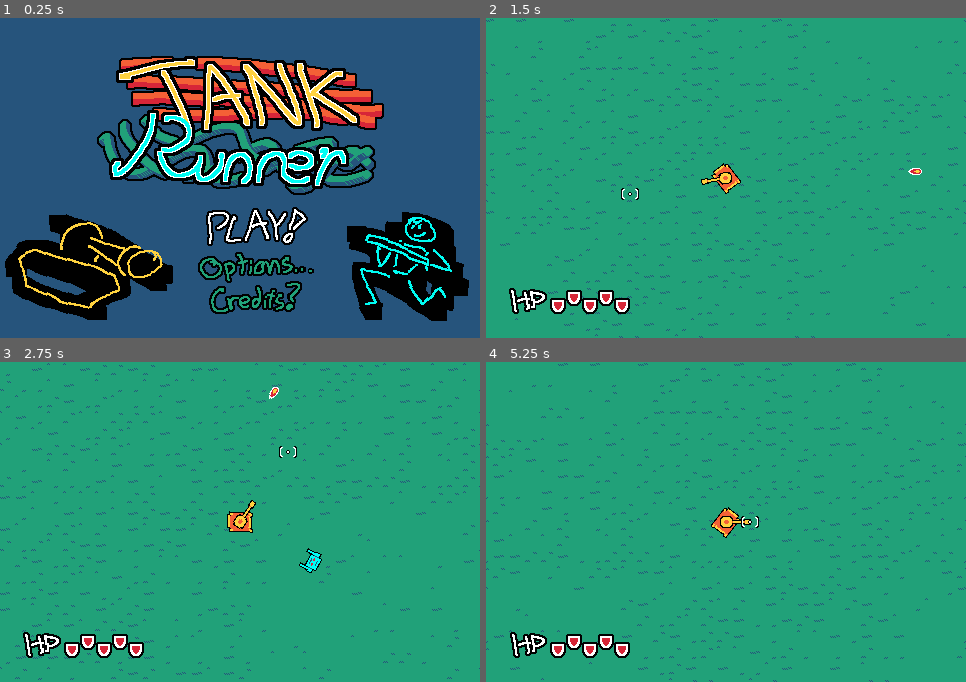
Above: before the commit, frames 1-4 (two rows, left to right).
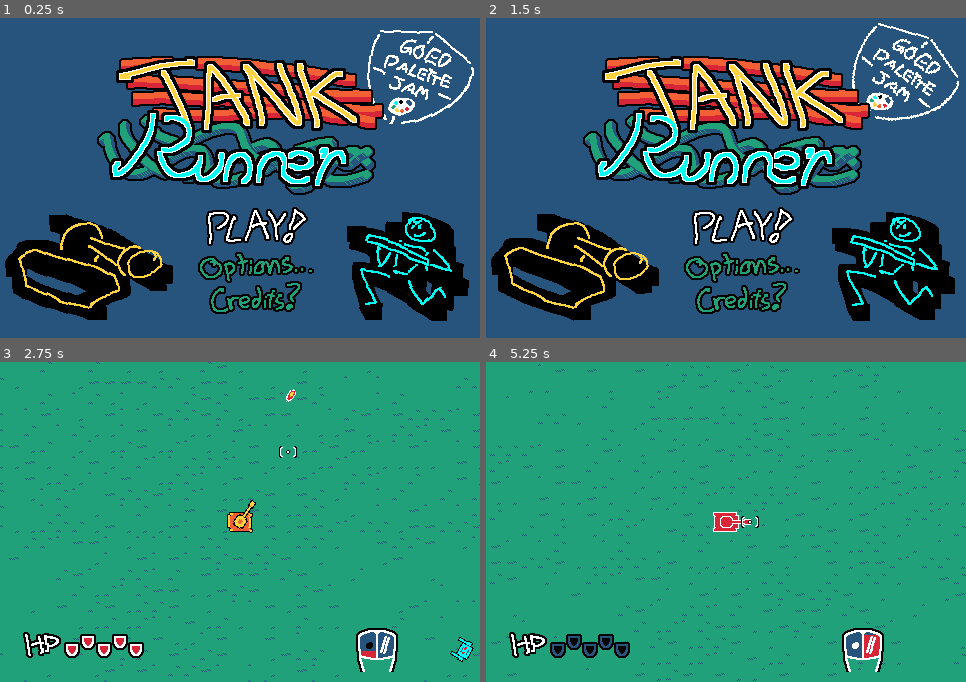
Above: after the commit, the same moments.

Repository: laffcat/jam_goed_palette
Game: Godot game, scene res://scenes/main_menu.tscn
Two runs of this game, one before a commit and one after it. Both use one fixed random seed, a clock stepped at 60 frames per second and the inputs below. Sound files missing from this copy of the repository are replaced by a short silence.
Inputs (mouse positions are in pixels of both pictures, inside the frame that each line leads up to):
- Up to frame 1 (0.25 s): no input
- Up to frame 2 (1.5 s): move the mouse to (831, 162) at 0.52 s; press the mouse at (831, 162) at 0.53 s; hold D (right) 0.53-1.28 s; tap Space (jump) at 0.77, 1.07 s; right-click (831, 162) at 0.8 s; move the mouse to (630, 194) at 1.27 s; release the mouse at (630, 194) at 1.28 s; hold S (down) from 1.28 s (still down); right-click (630, 194) at 1.35 s
- Up to frame 3 (2.75 s): tap Space (jump) at 1.52, 1.55, 1.82 s; move the mouse to (288, 451) at 2.02 s; release S (down) at 2.03 s; hold D (right) from 2.03 s (still down); hold Space (jump) from 2.03 s (still down); click (288, 451) at 2.3 s
- Up to frame 4 (5.25 s): move the mouse to (702, 586) at 2.77 s; release D (right) at 2.78 s; release Space (jump) at 2.78 s; hold W (up) 2.78-3.53 s; click (702, 586) at 2.85 s; tap Space (jump) at 3.02, 3.32, 3.77, 3.8, 4.07, 4.52, 4.82 s; right-click (702, 586) at 3.05 s; move the mouse to (870, 570) at 3.52 s; hold Right mouse button (atk2) 3.53-4.28 s; hold A (left) 3.53-5.03 s; tap Escape (pause) at 4.15 s; move the mouse to (582, 474) at 4.27 s; click (582, 474) at 4.35 s; tap Keypad 9 (debug_die, bound only after the commit) at 4.9 s; move the mouse to (750, 522) at 5.02 s; hold S (down) from 5.03 s (still down); hold Right mouse button (atk2) from 5.03 s (still down)

The runs differ from the first frame. In frame 1, 1.4% of the frame differs, in the area x 76-99%, y 3-34%; in frame 2, 96%, in the area x 0-100%, y 0-100%; in frame 3, 4.7%; in frame 4, 5.2%.

Commit message:
implemented Filipe's audio work, added tank beam shot

Diff:
--- /dev/null
+++ b/default_bus_layout.tres
@@ -0,0 +1,29 @@
+[gd_resource type="AudioBusLayout" load_steps=3 format=3 uid="uid://dt7o0j28p0yjj"]
+
+[sub_resource type="AudioEffectCompressor" id="AudioEffectCompressor_mlsuk"]
+resource_name = "Compressor"
+threshold = -10.5
+release_ms = 95.0
+sidechain = &"SFX"
+
+[sub_resource type="AudioEffectCompressor" id="AudioEffectCompressor_7uebj"]
+resource_name = "Compressor"
+threshold = -6.2
+
+[resource]
+bus/1/name = &"Music"
+bus/1/solo = false
+bus/1/mute = false
+bus/1/bypass_fx = false
+bus/1/volume_db = 0.0
+bus/1/send = &"Master"
+bus/1/effect/0/effect = SubResource("AudioEffectCompressor_mlsuk")
+bus/1/effect/0/enabled = true
+bus/2/name = &"SFX"
+bus/2/solo = false
+bus/2/mute = false
+bus/2/bypass_fx = false
+bus/2/volume_db = 0.0
+bus/2/send = &"Master"
+bus/2/effect/0/effect = SubResource("AudioEffectCompressor_7uebj")
+bus/2/effect/0/enabled = true
--- a/project.godot
+++ b/project.godot
@@ -77,6 +77,11 @@
 , Object(InputEventJoypadMotion,"resource_local_to_scene":false,"resource_name":"","device":-1,"axis":4,"axis_value":1.0,"script":null)
 ]
 }
+debug_die={
+"deadzone": 0.5,
+"events": [Object(InputEventKey,"resource_local_to_scene":false,"resource_name":"","device":-1,"window_id":0,"alt_pressed":false,"shift_pressed":false,"ctrl_pressed":false,"meta_pressed":false,"pressed":false,"keycode":0,"physical_keycode":4194447,"key_label":0,"unicode":57,"location":0,"echo":false,"script":null)
+]
+}
 
 [physics]
 
--- a/scenes/main_menu.tscn
+++ b/scenes/main_menu.tscn
@@ -1,23 +1,63 @@
-[gd_scene load_steps=14 format=3 uid="uid://bimxbvdwe2jyp"]
+[gd_scene load_steps=28 format=3 uid="uid://bimxbvdwe2jyp"]
 
 [ext_resource type="Script" path="res://scripts/main_menu.gd" id="1_1oeix"]
 [ext_resource type="Texture2D" uid="uid://cjol4es857po1" path="res://sprites/menu/main_btn_play.png" id="1_wn5it"]
 [ext_resource type="Texture2D" uid="uid://dycqwulov6b4k" path="res://sprites/menu/main_btn_options.png" id="2_dxgqc"]
+[ext_resource type="AudioStream" uid="uid://1qwrwg5idgoy" path="res://sounds/SFX/UI_SFX/boop1.wav" id="2_v4ylg"]
+[ext_resource type="AudioStream" uid="uid://66vm8xg8qm7y" path="res://sounds/SFX/UI_SFX/boop2.wav" id="3_dxr6h"]
 [ext_resource type="Texture2D" uid="uid://bhk4db44cfl6y" path="res://sprites/menu/main_btn_credits.png" id="3_fv1x8"]
+[ext_resource type="AudioStream" uid="uid://b3jlawrumt4k8" path="res://sounds/SFX/UI_SFX/boop3.wav" id="4_5wm8b"]
 [ext_resource type="Texture2D" uid="uid://cdn5dsp7rnotg" path="res://sprites/menu/main_deco_runner.png" id="4_jmd3q"]
 [ext_resource type="Script" path="res://scenes/menu_title.gd" id="5_877jm"]
+[ext_resource type="AudioStream" uid="uid://b6i3xtr00p8el" path="res://sounds/SFX/UI_SFX/ui_sfx_select1.wav" id="5_vjdfq"]
 [ext_resource type="Script" path="res://scripts/misc/tilty_sprite.gd" id="5_x1y1h"]
 [ext_resource type="Script" path="res://scripts/menu_button.gd" id="6_0a46f"]
 [ext_resource type="Texture2D" uid="uid://cg7fq4oklxnc7" path="res://sprites/menu/main_deco_tank.png" id="6_kba0c"]
+[ext_resource type="AudioStream" uid="uid://dr1i0xb45sx26" path="res://sounds/SFX/UI_SFX/ui_sfx_select2.wav" id="6_lu7k3"]
+[ext_resource type="AudioStream" uid="uid://ct58110pmpvyx" path="res://sounds/SFX/UI_SFX/ui_sfx_select3.wav" id="7_hrgm8"]
 [ext_resource type="Texture2D" uid="uid://bf0et8cc4j35b" path="res://sprites/menu/main_title.png" id="7_lsqjp"]
 [ext_resource type="Texture2D" uid="uid://bwrc5md3xw406" path="res://sprites/menu/main_btn_back.png" id="8_sd6as"]
+[ext_resource type="AudioStream" uid="uid://bhkwck3jv8bna" path="res://sounds/SFX/UI_SFX/ui_sfx_confirm.wav" id="8_tyrju"]
 [ext_resource type="Script" path="res://scenes/menu_options.gd" id="11_8shur"]
 [ext_resource type="Script" path="res://scenes/menu_credits.gd" id="13_62rk0"]
+[ext_resource type="Texture2D" uid="uid://bj2e3jlgis2sw" path="res://sprites/menu/main_jam_logo.png" id="13_gd5lq"]
+[ext_resource type="Texture2D" uid="uid://cp0qult1djcol" path="res://sprites/menu/credits/itch.png" id="22_rkxlk"]
+[ext_resource type="Texture2D" uid="uid://dmta5tnrhhcvw" path="res://sprites/menu/credits/filipe.png" id="23_a3k6d"]
+[ext_resource type="Texture2D" uid="uid://be80qx2m1wbde" path="res://sprites/menu/credits/lance.png" id="24_46dqk"]
+[ext_resource type="Texture2D" uid="uid://bsufe634yxh67" path="res://sprites/menu/credits/lam.png" id="25_7tnlx"]
+
+[sub_resource type="AudioStreamRandomizer" id="AudioStreamRandomizer_5kl0e"]
+random_pitch = 1.05
+streams_count = 3
+stream_0/stream = ExtResource("2_v4ylg")
+stream_1/stream = ExtResource("3_dxr6h")
+stream_2/stream = ExtResource("4_5wm8b")
+
+[sub_resource type="AudioStreamRandomizer" id="AudioStreamRandomizer_xr1lq"]
+random_pitch = 1.02
+streams_count = 3
+stream_0/stream = ExtResource("5_vjdfq")
+stream_1/stream = ExtResource("6_lu7k3")
+stream_2/stream = ExtResource("7_hrgm8")
 
 [node name="MainMenu" type="Node2D" node_paths=PackedStringArray("submenus")]
 script = ExtResource("1_1oeix")
 submenus = [NodePath("MenuTitle"), NodePath("MenuOptions"), NodePath("MenuCredits")]
 color_unselected = Color(0.129412, 0.631373, 0.47451, 1)
+
+[node name="SFX" type="Node" parent="."]
+
+[node name="Boop" type="AudioStreamPlayer" parent="SFX"]
+stream = SubResource("AudioStreamRandomizer_5kl0e")
+volume_db = -8.376
+
+[node name="DingSmall" type="AudioStreamPlayer" parent="SFX"]
+stream = SubResource("AudioStreamRandomizer_xr1lq")
+volume_db = -5.584
+pitch_scale = 0.94
+
+[node name="DingBig" type="AudioStreamPlayer" parent="SFX"]
+stream = ExtResource("8_tyrju")
 
 [node name="ColorRect" type="ColorRect" parent="."]
 offset_right = 480.0
@@ -26,7 +66,7 @@
 
 [node name="MainDecoRunner" type="Sprite2D" parent="."]
 position = Vector2(408, 248)
-rotation = -0.0992256
+rotation = 0.0449177
 texture = ExtResource("4_jmd3q")
 script = ExtResource("5_x1y1h")
 tilt_mult = 0.1
@@ -34,7 +74,7 @@
 
 [node name="MainDecoTank" type="Sprite2D" parent="."]
 position = Vector2(88, 248)
-rotation = 0.0992256
+rotation = -0.0449177
 texture = ExtResource("6_kba0c")
 script = ExtResource("5_x1y1h")
 tilt_mult = -0.1
@@ -42,6 +82,14 @@
 
 [node name="MenuTitle" type="Node2D" parent="."]
 script = ExtResource("5_877jm")
+
+[node name="MainJamLogo" type="Sprite2D" parent="MenuTitle"]
+position = Vector2(416, 56)
+rotation = -0.187744
+texture = ExtResource("13_gd5lq")
+script = ExtResource("5_x1y1h")
+tilt_mult = 0.4
+time_mult = 0.6
 
 [node name="MainTitle" type="Sprite2D" parent="MenuTitle"]
 position = Vector2(240, 104)
@@ -81,12 +129,48 @@
 modulate = Color(0.129412, 0.631373, 0.47451, 1)
 position = Vector2(96, 160)
 texture = ExtResource("8_sd6as")
+script = ExtResource("6_0a46f")
 
 [node name="MenuCredits" type="Node2D" parent="."]
 visible = false
 script = ExtResource("13_62rk0")
 
-[node name="MainBtnBack" type="Sprite2D" parent="MenuCredits"]
+[node name="Itch" type="Sprite2D" parent="MenuCredits"]
+position = Vector2(416, 48)
+texture = ExtResource("22_rkxlk")
+
+[node name="Back" type="Sprite2D" parent="MenuCredits" node_paths=PackedStringArray("up", "down", "right")]
 modulate = Color(0.129412, 0.631373, 0.47451, 1)
 position = Vector2(96, 160)
 texture = ExtResource("8_sd6as")
+script = ExtResource("6_0a46f")
+up = NodePath("../Filipe")
+down = NodePath("../Lam")
+right = NodePath("../Lance")
+
+[node name="Filipe" type="Sprite2D" parent="MenuCredits" node_paths=PackedStringArray("up", "down", "left")]
+modulate = Color(0.129412, 0.631373, 0.47451, 1)
+position = Vector2(256, 88)
+texture = ExtResource("23_a3k6d")
+script = ExtResource("6_0a46f")
+up = NodePath("../Lam")
+down = NodePath("../Lance")
+left = NodePath("../Back")
+
+[node name="Lance" type="Sprite2D" parent="MenuCredits" node_paths=PackedStringArray("up", "down", "left")]
+modulate = Color(0.129412, 0.631373, 0.47451, 1)
+position = Vector2(256, 144)
+texture = ExtResource("24_46dqk")
+script = ExtResource("6_0a46f")
+up = NodePath("../Filipe")
+down = NodePath("../Lam")
+left = NodePath("../Back")
+
+[node name="Lam" type="Sprite2D" parent="MenuCredits" node_paths=PackedStringArray("up", "down", "left")]
+modulate = Color(0.129412, 0.631373, 0.47451, 1)
+position = Vector2(256, 200)
+texture = ExtResource("25_7tnlx")
+script = ExtResource("6_0a46f")
+up = NodePath("../Lance")
+down = NodePath("../Filipe")
+left = NodePath("../Back")
--- a/scenes/menu_credits.gd
+++ b/scenes/menu_credits.gd
@@ -4,7 +4,7 @@
 
 func activate():
 	visible = true
-	$"..".current_button = $MainBtnBack
+	$"..".current_button = $Back
 
 func deactivate():
 	visible = false
--- a/scenes/top/game_topdown.tscn
+++ b/scenes/top/game_topdown.tscn
@@ -12,9 +12,24 @@
 [ext_resource type="Script" path="res://scripts/top/menu_game_over.gd" id="5_npheh"]
 [ext_resource type="Texture2D" uid="uid://boehd7fjg826k" path="res://sprites/hud/hp.png" id="6_unjmp"]
 [ext_resource type="Texture2D" uid="uid://sh8bh6dfsedx" path="res://sprites/menu/pause_options.png" id="7_7vilc"]
+[ext_resource type="Texture2D" uid="uid://b6apuh562x737" path="res://sprites/hud/mouse.png" id="7_f2oc6"]
 [ext_resource type="Script" path="res://scripts/top/menu_pause.gd" id="7_sqj87"]
 [ext_resource type="Script" path="res://scenes/top/spawner_point.gd" id="8_05q0r"]
+[ext_resource type="Shader" path="res://shaders/cooldown_progress.gdshader" id="8_436t0"]
 [ext_resource type="Texture2D" uid="uid://det3jsvylumql" path="res://sprites/menu/arrow.png" id="8_ry484"]
+[ext_resource type="Texture2D" uid="uid://dlhhf17w4k5a2" path="res://sprites/hud/mouse_button.png" id="9_nf3iw"]
+[ext_resource type="Texture2D" uid="uid://b2kq1sgavs1ok" path="res://sprites/hud/mouse_icon_m1.png" id="10_mds26"]
+[ext_resource type="Texture2D" uid="uid://r68i0ryfx73s" path="res://sprites/hud/mouse_icon_m2.png" id="11_tu6re"]
+
+[sub_resource type="ShaderMaterial" id="ShaderMaterial_lh081"]
+shader = ExtResource("8_436t0")
+shader_parameter/clr = Color(0.843137, 0.14902, 0.219608, 1)
+shader_parameter/progress = 1.0
+
+[sub_resource type="ShaderMaterial" id="ShaderMaterial_2w2gb"]
+shader = ExtResource("8_436t0")
+shader_parameter/clr = Color(0.843137, 0.14902, 0.219608, 1)
+shader_parameter/progress = 1.0
 
 [sub_resource type="RectangleShape2D" id="RectangleShape2D_5ml34"]
 size = Vector2(512, 352)
@@ -108,6 +123,29 @@
 position = Vector2(-104, 128)
 texture = ExtResource("6_unjmp")
 hframes = 2
+
+[node name="Mouse" type="Sprite2D" parent="PlayerTopDown/Camera2D/HUD"]
+position = Vector2(137, 128)
+texture = ExtResource("7_f2oc6")
+
+[node name="MouseButton1" type="Sprite2D" parent="PlayerTopDown/Camera2D/HUD"]
+material = SubResource("ShaderMaterial_lh081")
+position = Vector2(128, 123)
+texture = ExtResource("9_nf3iw")
+
+[node name="MouseButton2" type="Sprite2D" parent="PlayerTopDown/Camera2D/HUD"]
+material = SubResource("ShaderMaterial_2w2gb")
+position = Vector2(146, 123)
+texture = ExtResource("9_nf3iw")
+flip_h = true
+
+[node name="MouseIconM1" type="Sprite2D" parent="PlayerTopDown/Camera2D/HUD"]
+position = Vector2(129, 123)
+texture = ExtResource("10_mds26")
+
+[node name="MouseIconM2" type="Sprite2D" parent="PlayerTopDown/Camera2D/HUD"]
+position = Vector2(145, 123)
+texture = ExtResource("11_tu6re")
 
 [node name="MenuGameOver" type="Node2D" parent="PlayerTopDown/Camera2D"]
 visible = false
--- /dev/null
+++ b/scenes/top/player/beam_tank.tscn
@@ -0,0 +1,25 @@
+[gd_scene load_steps=4 format=3 uid="uid://j6pmbhtu0yqi"]
+
+[ext_resource type="Script" path="res://scripts/top/player/beam_tank.gd" id="1_jvcv8"]
+[ext_resource type="Texture2D" uid="uid://sa53wq1i5vpd" path="res://sprites/topdown/player/tank_beam.png" id="2_3hcnf"]
+
+[sub_resource type="CircleShape2D" id="CircleShape2D_nad8y"]
+radius = 19.2354
+
+[node name="BulletTank" type="Node2D"]
+script = ExtResource("1_jvcv8")
+
+[node name="Area2D" type="Area2D" parent="."]
+position = Vector2(2, 0)
+collision_mask = 2
+monitorable = false
+
+[node name="CollisionShape2D" type="CollisionShape2D" parent="Area2D"]
+shape = SubResource("CircleShape2D_nad8y")
+
+[node name="Sprite2D" type="Sprite2D" parent="."]
+texture = ExtResource("2_3hcnf")
+offset = Vector2(-2.5, 0)
+hframes = 5
+
+[connection signal="body_entered" from="Area2D" to="." method="_on_area_2d_body_entered"]
--- a/scenes/top/player/boom.tscn
+++ b/scenes/top/player/boom.tscn
@@ -1,7 +1,8 @@
-[gd_scene load_steps=4 format=3 uid="uid://2fa7464rxlun"]
+[gd_scene load_steps=5 format=3 uid="uid://2fa7464rxlun"]
 
 [ext_resource type="Script" path="res://scenes/top/player/boom.gd" id="1_cbe50"]
 [ext_resource type="ArrayMesh" uid="uid://d351howe4kstl" path="res://sprites/mesh_circle.obj" id="3_l3yyc"]
+[ext_resource type="AudioStream" uid="uid://ccxrxsg8tro2o" path="res://sounds/SFX/sfx_hurt.tres" id="3_owtcp"]
 
 [sub_resource type="CircleShape2D" id="CircleShape2D_l377g"]
 radius = 18.0278
@@ -21,4 +22,10 @@
 [node name="CollisionShape2D" type="CollisionShape2D" parent="Area2D"]
 shape = SubResource("CircleShape2D_l377g")
 
+[node name="AudioStreamPlayer2D" type="AudioStreamPlayer2D" parent="."]
+stream = ExtResource("3_owtcp")
+volume_db = 2.094
+autoplay = true
+bus = &"SFX"
+
 [connection signal="body_entered" from="Area2D" to="." method="_on_area_2d_body_entered"]
--- a/scenes/top/player/player_top_down.tscn
+++ b/scenes/top/player/player_top_down.tscn
@@ -1,9 +1,23 @@
-[gd_scene load_steps=7 format=3 uid="uid://dj2w2e4oam4c6"]
+[gd_scene load_steps=15 format=3 uid="uid://dj2w2e4oam4c6"]
 
 [ext_resource type="Texture2D" uid="uid://dmedey8tqi6pr" path="res://sprites/topdown/player/tank_base.png" id="1_cm6mw"]
 [ext_resource type="Script" path="res://scripts/top/player/player_top.gd" id="1_lgi77"]
+[ext_resource type="AudioStream" uid="uid://dua74jar08h0b" path="res://sounds/SFX/TANK_SFX/sfx_shot_1.wav" id="2_4mbfn"]
 [ext_resource type="Texture2D" uid="uid://c1pdyumyh4jxy" path="res://sprites/topdown/player/tank_top2.png" id="2_boecl"]
 [ext_resource type="Texture2D" uid="uid://bgslk3o2chisa" path="res://sprites/topdown/player/tank_top1.png" id="3_de8fb"]
+[ext_resource type="AudioStream" uid="uid://i3dcdqrr6jac" path="res://sounds/SFX/TANK_SFX/sfx_shot_2.wav" id="3_o32cr"]
+[ext_resource type="AudioStream" uid="uid://bxi6clb18kyu8" path="res://sounds/SFX/TANK_SFX/sfx_shot_3.wav" id="4_wdu0x"]
+[ext_resource type="AudioStream" uid="uid://ivvo8j2v1v42" path="res://sounds/Music/Pallet_Color_GJ_Gameplay_155bpm_4_4.wav" id="5_2v0ej"]
+[ext_resource type="AudioStream" uid="uid://clpvsr256t7tp" path="res://sounds/SFX/TANK_SFX/sfx_lasercanon_charge.wav" id="6_436qk"]
+[ext_resource type="AudioStream" uid="uid://ccxrxsg8tro2o" path="res://sounds/SFX/sfx_hurt.tres" id="6_sv0xb"]
+[ext_resource type="AudioStream" uid="uid://dnp6272wj8n1l" path="res://sounds/SFX/TANK_SFX/sfx_lasercanon_shot.wav" id="7_sd4cw"]
+
+[sub_resource type="AudioStreamRandomizer" id="AudioStreamRandomizer_vsldx"]
+random_pitch = 1.06
+streams_count = 3
+stream_0/stream = ExtResource("2_4mbfn")
+stream_1/stream = ExtResource("3_o32cr")
+stream_2/stream = ExtResource("4_wdu0x")
 
 [sub_resource type="CircleShape2D" id="CircleShape2D_k116f"]
 radius = 7.0
@@ -15,6 +29,33 @@
 collision_mask = 2
 motion_mode = 1
 script = ExtResource("1_lgi77")
+
+[node name="SFX" type="Node" parent="."]
+
+[node name="musicPLACEHOLDER" type="AudioStreamPlayer" parent="SFX"]
+stream = ExtResource("5_2v0ej")
+volume_db = -9.074
+autoplay = true
+bus = &"Music"
+
+[node name="ShootBasic" type="AudioStreamPlayer" parent="SFX"]
+stream = SubResource("AudioStreamRandomizer_vsldx")
+volume_db = 2.094
+mix_target = 2
+bus = &"SFX"
+playback_type = 2
+
+[node name="ShootBeamCharge" type="AudioStreamPlayer" parent="SFX"]
+stream = ExtResource("6_436qk")
+
+[node name="ShootBeamFire" type="AudioStreamPlayer" parent="SFX"]
+stream = ExtResource("7_sd4cw")
+pitch_scale = 1.2
+
+[node name="Hurt" type="AudioStreamPlayer" parent="SFX"]
+stream = ExtResource("6_sv0xb")
+pitch_scale = 0.79
+bus = &"SFX"
 
 [node name="SprTankBase" type="Sprite2D" parent="."]
 texture = ExtResource("1_cm6mw")
--- a/scenes/top/spawner_point.gd
+++ b/scenes/top/spawner_point.gd
@@ -1,7 +1,7 @@
 extends Node2D
 
 const ROBIT = preload("res://scenes/top/enemy_top/robit.tscn")
-const SPAWN_DELAY := 1.2
+const SPAWN_DELAY := .86
 
 var spawn_delay_mult := 1.0
 var spawning := true
--- a/scripts/main_menu.gd
+++ b/scripts/main_menu.gd
@@ -26,30 +26,86 @@
 	current_submenu = Sub.TITLE
 
 func deactivate():
-	visible = false
+	pass
+	#visible = false
 
 func receive_input(event: InputEvent):
 	match current_submenu:
 		Sub.TITLE:
 			if event.is_action_pressed("up"):
 				current_button = current_button.up
+				$SFX/Boop.play()
 			if event.is_action_pressed("down"):
 				current_button = current_button.down
+				$SFX/Boop.play()
 			if event.is_action_pressed("jump"):
 				match current_button.btn_name:
 					"Play":
+						$SFX/DingBig.play()
+						Globals.menu_current = null
+						await get_tree().create_timer(.9).timeout
 						get_tree().change_scene_to_file("res://scenes/top/game_topdown.tscn")
 					"Options":
 						current_submenu = Sub.OPTIONS
+						$SFX/DingSmall.play()
 					"Credits":
 						current_submenu = Sub.CREDITS
+						$SFX/DingSmall.play()
 		Sub.OPTIONS:
 			if event.is_action_pressed("jump"):
 				current_submenu = Sub.TITLE
 		Sub.CREDITS:
+			if event.is_action_pressed("up") and current_button.up:
+				current_button = current_button.up
+				$SFX/Boop.play()
+			if event.is_action_pressed("down") and current_button.down:
+				current_button = current_button.down
+				$SFX/Boop.play()
+			if event.is_action_pressed("left") and current_button.left:
+				current_button = current_button.left
+				$SFX/Boop.play()
+			if event.is_action_pressed("right") and current_button.right:
+				current_button = current_button.right
+				$SFX/Boop.play()
 			if event.is_action_pressed("jump"):
-				current_submenu = Sub.TITLE
+				match current_button.name:
+					"Back":
+						current_submenu = Sub.TITLE
+						$SFX/DingSmall.play()
+					"Filipe":
+						OS.shell_open("https://the-bard-at-your-service.itch.io/")
+						$SFX/DingSmall.play()
+					"Lance":
+						OS.shell_open("https://bit-lance.itch.io/")
+						$SFX/DingSmall.play()
+					"Lam":
+						OS.shell_open("https://laffcat.itch.io/")
+						$SFX/DingSmall.play()
+
 
 
 
 func _ready(): Globals.menu_current = self
+
+
+
+
+
+
+
+
+
+
+
+
+
+
+
+
+
+
+
+
+
+
+#####
--- /dev/null
+++ b/scripts/top/player/beam_tank.gd
@@ -0,0 +1,73 @@
+class_name BeamTank
+extends Node2D
+
+const BOOM = preload("res://scenes/top/player/boom.tscn")
+
+var time := 3.0
+var time_frame := .06
+var frame := 0
+var clock_frame := 0.0
+var speed := 400.0
+var velocity : Vector2
+
+var active := true
+
+func pause(): active = false
+func unpause(): active = true
+
+func _ready():
+	Globals.paused.connect(pause)
+	Globals.unpaused.connect(unpause)
+
+
+
+var dir : Vector2 :
+	set(new_dir):
+		dir = new_dir
+		$Sprite2D.rotation = new_dir.angle()
+		velocity = speed * new_dir
+
+func _process(delta: float) -> void:
+	if active:
+		time -= delta
+		if time <= 0.0: queue_free()
+
+		clock_frame += delta
+		if clock_frame > time_frame:
+			clock_frame -= time_frame
+			$Sprite2D.frame = ($Sprite2D.frame + 1) % 5
+
+func _physics_process(delta: float) -> void:
+	if active:
+		global_position += velocity * delta
+
+func _on_area_2d_body_entered(body: Node2D) -> void:
+	if body is EnemyTop:
+		call_deferred("hit", body)
+
+func hit(body : Node2D):
+	body.damage( 6, lerp(dir, global_position.direction_to(body.global_position), .4).normalized() )
+
+
+
+
+
+
+
+
+
+
+
+
+
+
+
+
+
+
+
+
+
+
+
+#######
--- a/scripts/top/player/player_top.gd
+++ b/scripts/top/player/player_top.gd
@@ -2,6 +2,8 @@
 extends CharacterBody2D
 
 const BULLET1 = preload("res://scenes/top/player/bullet_tank.tscn")
+const BULLET2 = preload("res://scenes/top/player/beam_tank.tscn")
+
 const MAX_SPEED = 160.0
 const ACCEL = .8
 const DECEL = .6
@@ -11,6 +13,7 @@
 var vel_dir := Vector2.ZERO
 var tween_shoot : Tween
 var can_shoot := true
+var can_beam := true
 
 var hp := 5
 var invuln := true
@@ -48,9 +51,13 @@
 
 
 func _process(delta: float) -> void:
+	if Input.is_action_just_pressed("debug_die"):
+		hp = 0
+		hurt()
 	if active and hp > 0:
 		$TankTop.rotation = global_position.direction_to(Globals.cursor.global_position).angle()
 		if Input.is_action_pressed("atk1"): shoot()
+		if Input.is_action_pressed("atk2"): shoot_beam()
 
 
 func _physics_process(delta: float) -> void:
@@ -73,6 +80,11 @@
 func shoot():
 	if !can_shoot or hp <= 0: return
 	can_shoot = false
+	$Camera2D/HUD/MouseIconM1.modulate = Color.BLACK
+	var tween_cooldown := create_tween()
+	$Camera2D/HUD/MouseButton1.material.set_shader_parameter("progress", 0.0)
+	tween_cooldown.tween_property($Camera2D/HUD/MouseButton1, "material:shader_parameter/progress", 1.0, .6)
+	$SFX/ShootBasic.play()
 
 	if tween_shoot: tween_shoot.kill()
 	tween_shoot = create_tween()
@@ -86,10 +98,48 @@
 
 	await get_tree().create_timer(.6).timeout
 	can_shoot = true
+	$Camera2D/HUD/MouseIconM1.modulate = Color.WHITE
+
+func shoot_beam():
+	if !can_shoot or !can_beam or hp <= 0: return
+	can_shoot = false
+	can_beam = false
+	$Camera2D/HUD/MouseIconM2.modulate = Color.BLACK
+	var tween_cooldown_beam := create_tween()
+	$Camera2D/HUD/MouseButton2.material.set_shader_parameter("progress", 0.0)
+	tween_cooldown_beam.tween_property($Camera2D/HUD/MouseButton2, "material:shader_parameter/progress", 1.0, 9.0)
+	$SFX/ShootBeamCharge.play(.8)
+
+	if tween_shoot: tween_shoot.kill()
+	tween_shoot = create_tween()
+	tween_shoot.tween_property($TankTop/SprTankBarrel, "position", Vector2(12.0, 0.0), .5)
+	await tween_shoot.finished
+	$SFX/ShootBeamCharge.stop()
+	$SFX/ShootBeamFire.play()
+
+	tween_shoot = create_tween()
+	$TankTop/SprTankBarrel.position.x = 5.5
+	tween_shoot.tween_property($TankTop/SprTankBarrel, "position", Vector2(15.0, 0.0), .9)
+
+
+	var new_bullet := BULLET2.instantiate()
+	Globals.main.add_child(new_bullet)
+	new_bullet.dir = global_position.direction_to($TankTop/BulletSpawn.global_position)
+	new_bullet.global_position = $TankTop/BulletSpawn.global_position
+
+	await get_tree().create_timer(1.1).timeout
+	can_shoot = true
+
+	await tween_cooldown_beam.finished
+	$Camera2D/HUD/MouseIconM2.modulate = Color.WHITE
+	can_beam = true
+
+
 
 func hurt():
 	if invuln: return
 	invuln = true
+	$SFX/Hurt.play()
 	sprite(1)
 	hp -= 1
 	update_hp_meter()
@@ -98,6 +148,11 @@
 		invuln = false
 		sprite(0)
 	else:
+		if OS.get_name() == "HTML5":
+			$SFX/musicPLACEHOLDER.stop()
+		else:
+			$SFX/musicPLACEHOLDER.pitch_scale = .8
+			$SFX/musicPLACEHOLDER.play($SFX/musicPLACEHOLDER.get_playback_position())
 		sprite(2)
 		await get_tree().create_timer(.6).timeout
 		Globals.menu_current = $Camera2D/MenuGameOver
--- /dev/null
+++ b/shaders/cooldown_progress.gdshader
@@ -0,0 +1,16 @@
+shader_type canvas_item;
+
+uniform vec4 clr : source_color;
+uniform float progress : hint_range(0.0, 1.0);
+
+float gtz(float input) { return max(0, sign(input)); }
+// returns 1 if input > 0, else 0
+
+void fragment() {
+	COLOR.rgb = mix(COLOR.rgb, clr.rgb, gtz(UV.y - progress));
+}
+
+//void light() {
+	// Called for every pixel for every light affecting the CanvasItem.
+	// Uncomment to replace the default light processing function with this one.
+//}
--- /dev/null
+++ b/sounds/SFX/sfx_hurt.tres
@@ -0,0 +1,12 @@
+[gd_resource type="AudioStreamRandomizer" load_steps=4 format=3 uid="uid://ccxrxsg8tro2o"]
+
+[ext_resource type="AudioStream" uid="uid://chc6snvngux7q" path="res://sounds/SFX/ENEMIES_SFX/sfx_enemy_hit_1.wav" id="1_tda34"]
+[ext_resource type="AudioStream" uid="uid://cyv2f4j73ydut" path="res://sounds/SFX/ENEMIES_SFX/sfx_enemy_hit_2.wav" id="2_imsid"]
+[ext_resource type="AudioStream" uid="uid://bs7l87gdse5m4" path="res://sounds/SFX/ENEMIES_SFX/sfx_enemy_hit_3.wav" id="3_5up8a"]
+
+[resource]
+random_pitch = 1.06
+streams_count = 3
+stream_0/stream = ExtResource("1_tda34")
+stream_1/stream = ExtResource("2_imsid")
+stream_2/stream = ExtResource("3_5up8a")
Binary file changed: _working/hud.ase
Binary file changed: _working/mainmenu.aseprite
Not shown, added: export_presets.cfg
Not shown: 1 places in scenes/top/game_topdown.tscn that only renumber resources
Not shown, added: sounds/Music/Pallet_Color_GJ_Gameplay_155bpm_4_4.wav.import
Not shown, added: sounds/SFX/ENEMIES_SFX/sfx_enemy_hit_1.wav.import
Not shown, added: sounds/SFX/ENEMIES_SFX/sfx_enemy_hit_2.wav.import
Not shown, added: sounds/SFX/ENEMIES_SFX/sfx_enemy_hit_3.wav.import
Not shown, added: sounds/SFX/TANK_SFX/sfx_lasercanon_charge.wav.import
Not shown, added: sounds/SFX/TANK_SFX/sfx_lasercanon_shot.wav.import
Not shown, added: sounds/SFX/TANK_SFX/sfx_shot_1.wav.import
Not shown, added: sounds/SFX/TANK_SFX/sfx_shot_2.wav.import
(and 44 more such lines)
